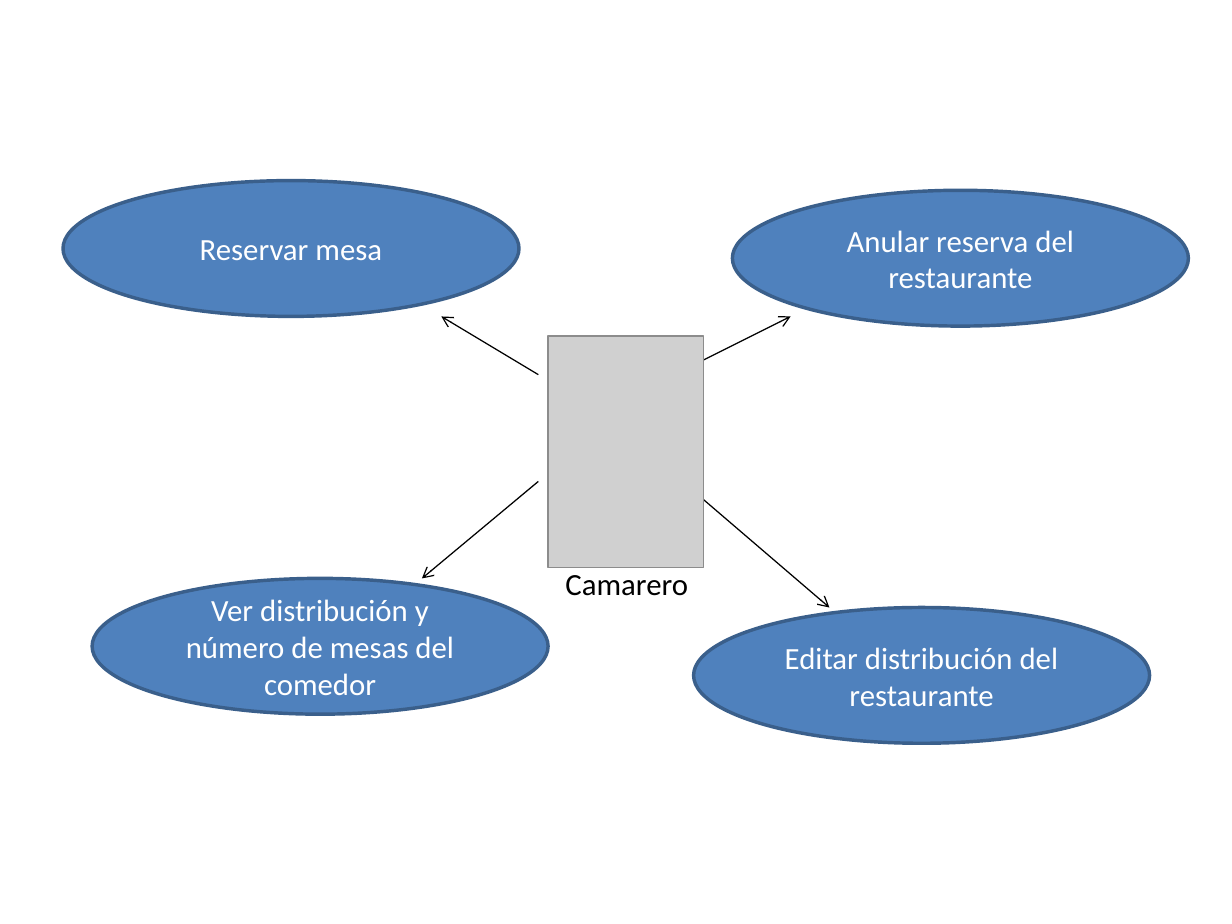
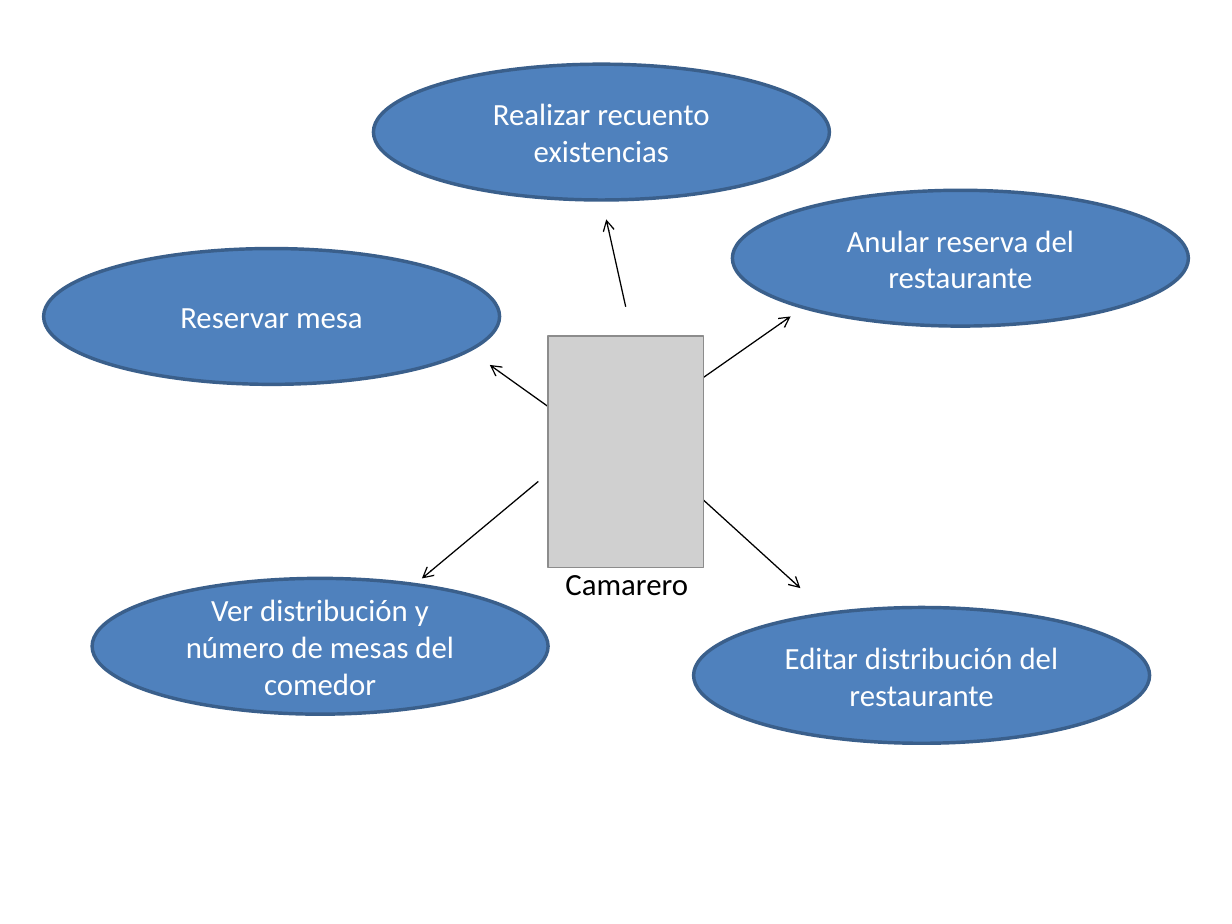
Before and after one commit to Ignacio-Iker-Prado-Rujas/is-hosteleria, a slide deck: slide 8 of TerceraEntrega20-3-13/ModeloCasosDeUso/is.pptx. Drawn at 1232x924 pixels with LibreOffice and Linux fonts; fonts in the diff are those of the drawing; grey boxes stand for pictures. Boxes give left, top, right and bottom in pixels: in the first picture for what was removed or moved away, otherwise in the second. Text is boxed around its words. In the diff, an @@ line names an element or a change of style, - is before the commit and + after.

```diff
--- a/TerceraEntrega20-3-13/ModeloCasosDeUso/is.pptx
+++ b/TerceraEntrega20-3-13/ModeloCasosDeUso/is.pptx
@@ ellipse added at <box>373,64,829,200</box>, fill #4F81BD, outline #3A5F8C 2 pt, 18 pt, text #FFFFFF @@
+Realizar recuento existencias
@@ arrow added from (626, 307) to (606, 219), #000000 0.75 pt @@
@@ ellipse "Reservar mesa": place and size @@
-ellipse "Reservar mesa" at <box>63,181,519,317</box>
+ellipse "Reservar mesa" at <box>43,249,499,384</box>
@@ arrow moved from (694, 365) - (791, 317) to (694, 384) - (791, 317) @@
@@ arrow moved from (538, 375) - (441, 317) to (558, 414) - (490, 365) @@
@@ arrow moved from (694, 492) - (829, 607) to (694, 492) - (801, 588) @@
```
Also in this commit, not shown: 2 other slides changed.
